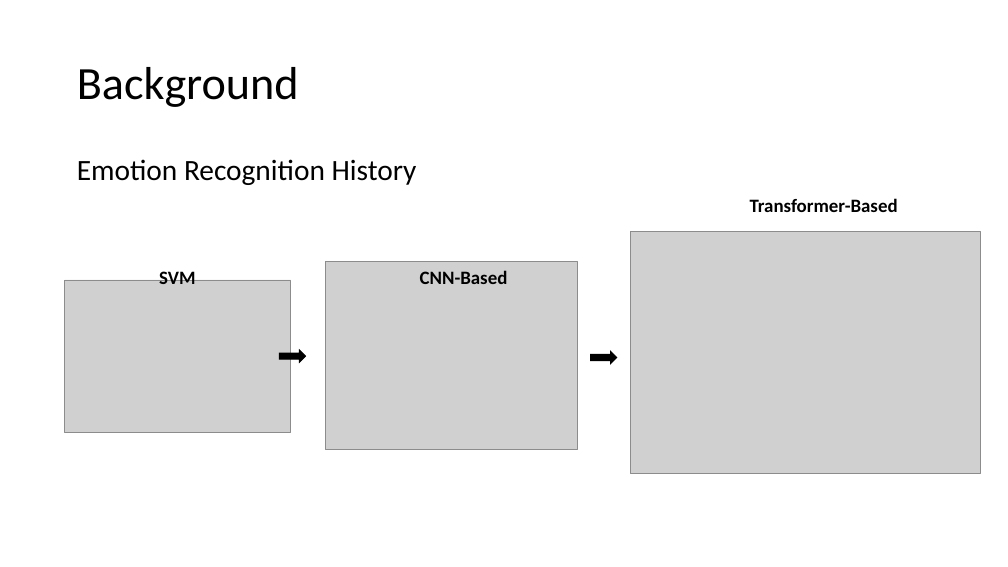
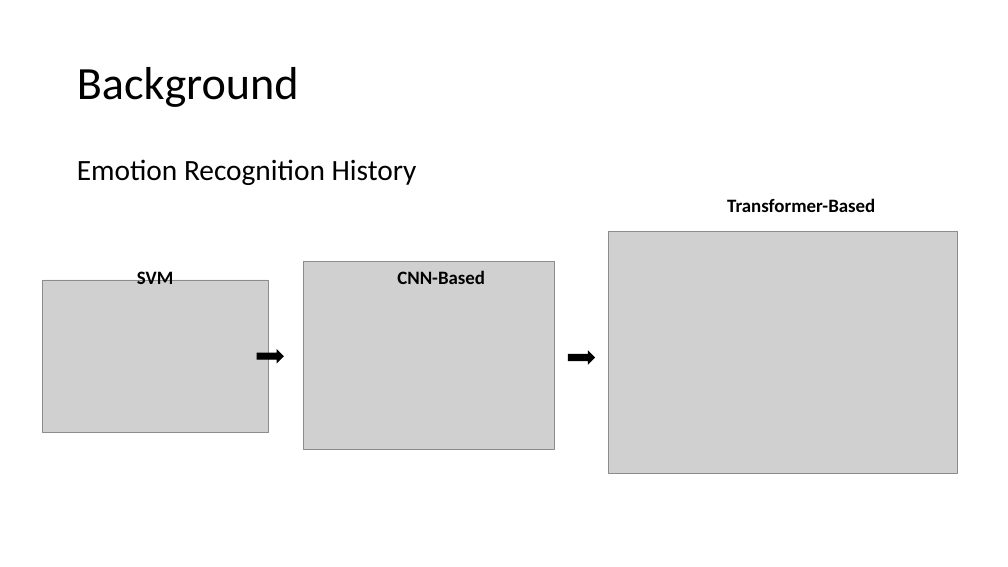
Before and after one commit to satria-ui/TugasAkhir2023, a slide deck: slide 4 of Submit Sidang/05111942000001-Adam Satria Adidarma-Presentasi TA.pptx. Drawn at 1008x567 pixels with LibreOffice and Linux fonts; fonts in the diff are those of the drawing; grey boxes stand for pictures; background and template pictures are left out. Boxes give left, top, right and bottom in pixels: in the first picture for what was removed or moved away, otherwise in the second. Text is boxed around its words. In the diff, an @@ line names an element or a change of style, - is before the commit and + after.

```diff
--- a/Submit Sidang/05111942000001-Adam Satria Adidarma-Presentasi TA.pptx
+++ b/Submit Sidang/05111942000001-Adam Satria Adidarma-Presentasi TA.pptx
@@ 2 pictures, 2 texts, 1 right arrow: place and size @@
-2 pictures, 2 texts, 1 right arrow at (65, 198, 980, 473)
+2 pictures, 2 texts, 1 right arrow at (42, 198, 957, 473)
@@ 1 picture, 1 text, 1 right arrow: place and size @@
-1 picture, 1 text, 1 right arrow at (325, 261, 616, 450)
+1 picture, 1 text, 1 right arrow at (303, 261, 594, 450)
```
Also in this commit, not shown: 5 other slides changed, 9 other files.
